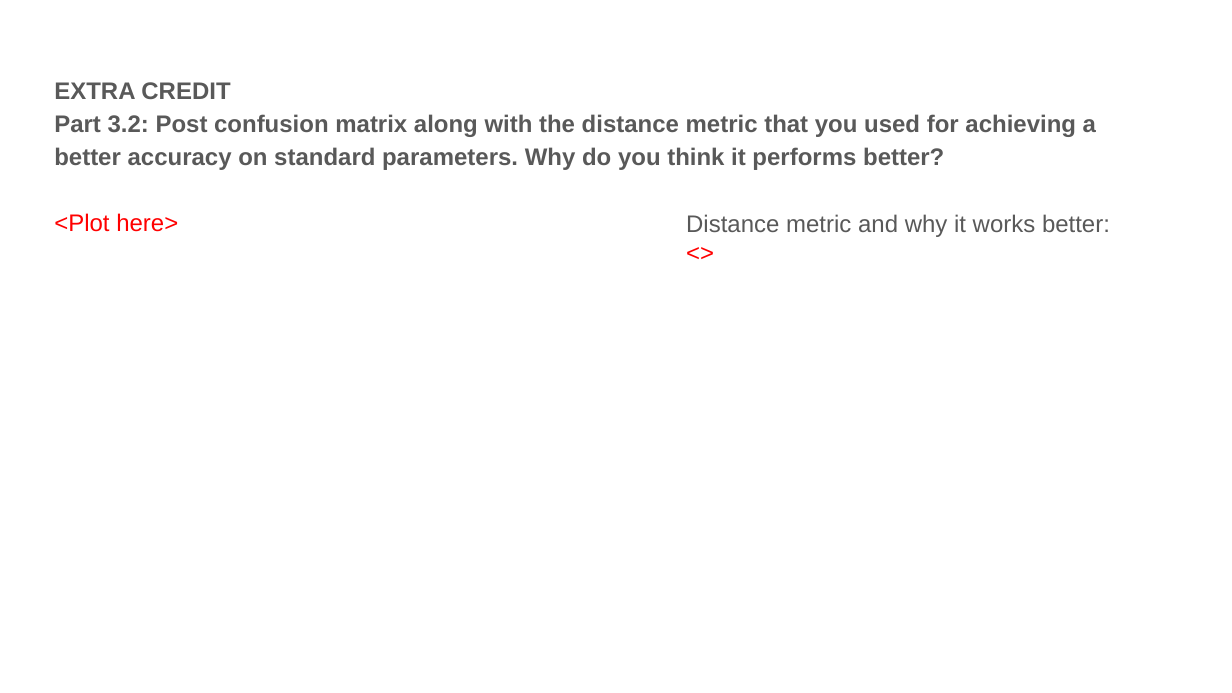
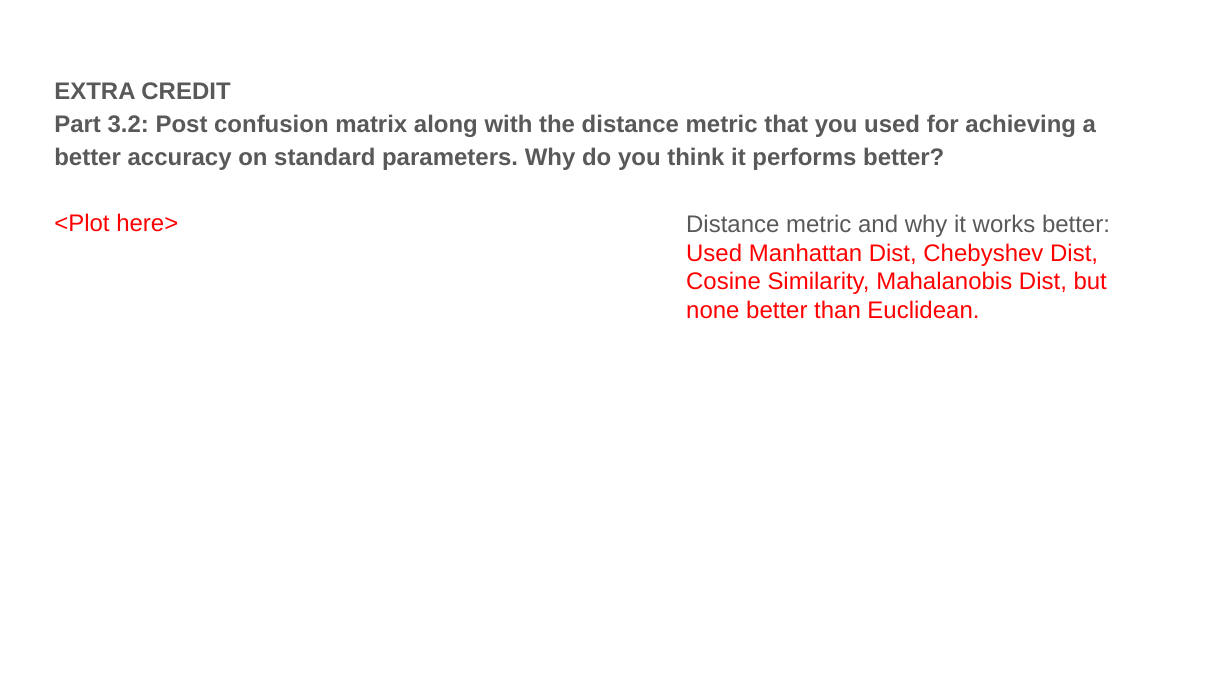
Before and after one commit to dixkheads/computer-vision-homework, a slide deck: slide 14 of hw/ps3/proj3_template.pptx. Drawn at 1232x693 pixels with LibreOffice and Linux fonts; fonts in the diff are those of the drawing. Boxes give left, top, right and bottom in pixels: in the first picture for what was removed or moved away, otherwise in the second. Text is boxed around its words. In the diff, an @@ line names an element or a change of style, - is before the commit and + after.

```diff
--- a/hw/ps3/proj3_template.pptx
+++ b/hw/ps3/proj3_template.pptx
@@ text at (686, 243, 1107, 319): text changed @@
-<>
+Used Manhattan Dist, Chebyshev Dist, Cosine Similarity, Mahalanobis Dist, but none better than Euclidean.
```
Also in this commit, not shown: 7 other slides changed, 4 other files.
